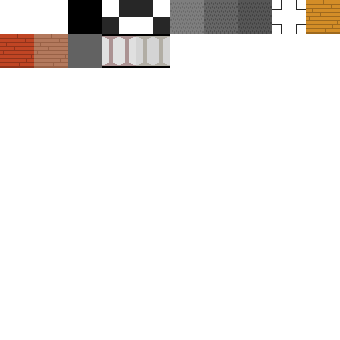
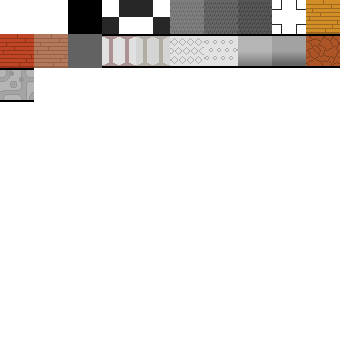
Two versions of the same layered image (340 × 340). Layer-by-layer changes:
painted on "Background" over [0, 34, 340, 102]
